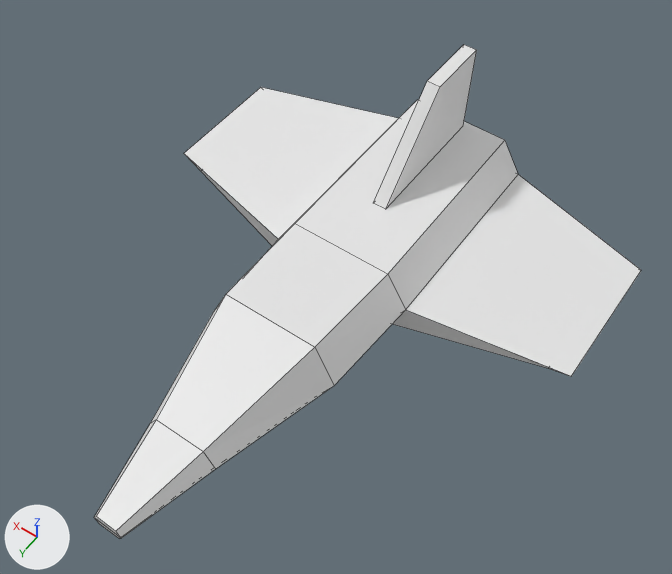
A saved change to the Blender file resources/skypatrol.blend.
The view is the same before and after, from a 50 mm camera at (-6.1, 7.66, 13.14) aimed at (-0.57, -0.08, 0.98). Arrows for +X, +Y and +Z are at lower left; the lights stay in place. The first picture is the older version. Mesh edges are drawn as thin lines.

In view in the first picture: 'Jet'.
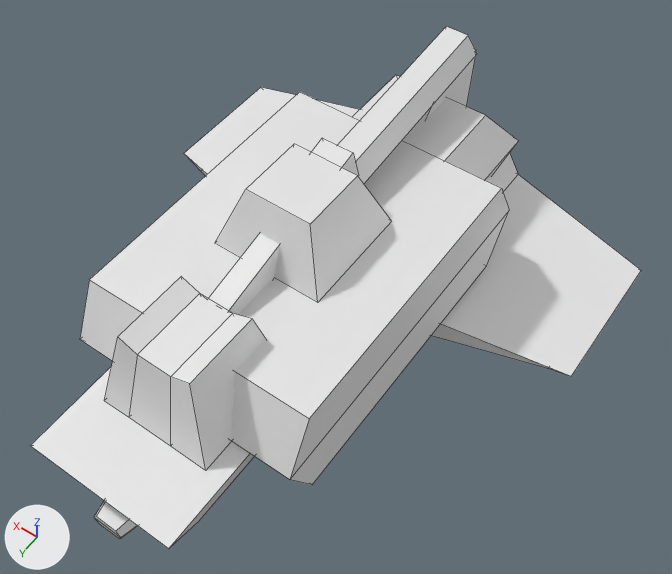
Where the newer file only moved an object's origin or applied its transform, the numbers keep the older frame.

Where the change shows, as pixel boxes [x1, y1, x2, y2] in the pictures (672 x 574 px):
'TankBody', shown: after [80, 92, 509, 485]
'TankTurret', shown: after [215, 26, 477, 303]
'AATurret', shown: after [104, 138, 358, 470]
'AATruck', shown: after [30, 75, 519, 549]
'Jet', unchanged, covered by the edit: before [94, 45, 641, 539]; after [94, 49, 641, 539]

The change in detail:
me_cube is used by ob_tankbody; location (0.0, 0.0, 0.5); scale (2.08, 2.66, 1.0).
me_cube had 12 vertices, 10 faces and spanned x -1.0..1.0, y -1.2..1.19, z -1.0..1.0.
me_cube now has 12 vertices, 10 faces and spans x -1.0..1.0, y -1.2..1.19, z -0.45..1.55.
me_cube part 1: the whole mesh is moved by (0.0, 0.0, 0.55).
me_cube_001 is used by ob_tankturret; location (0.0, 0.0, 2.5).
me_cube_001 had 16 vertices, 12 faces and spanned x -1.0..1.0, y -4.63..1.0, z -1.0..0.12.
me_cube_001 now has 16 vertices, 12 faces and spans x -1.0..1.0, y -4.63..1.0, z 2.05..3.17.
me_cube_001 part 2: the whole mesh is moved by (0.0, 0.0, 3.05).
Object 'TankBody' (ob_tankbody) is now shown.
Object 'TankTurret' (ob_tankturret) is now shown.
Object 'TankTurret' (ob_tankturret) moves from (0.0, 0.0, 2.5) to (0.0, 0.0, 0.0).
Object 'AATruck' (ob_aatruck) is now shown.
Object 'AATurret' (ob_aaturret) is now shown.
